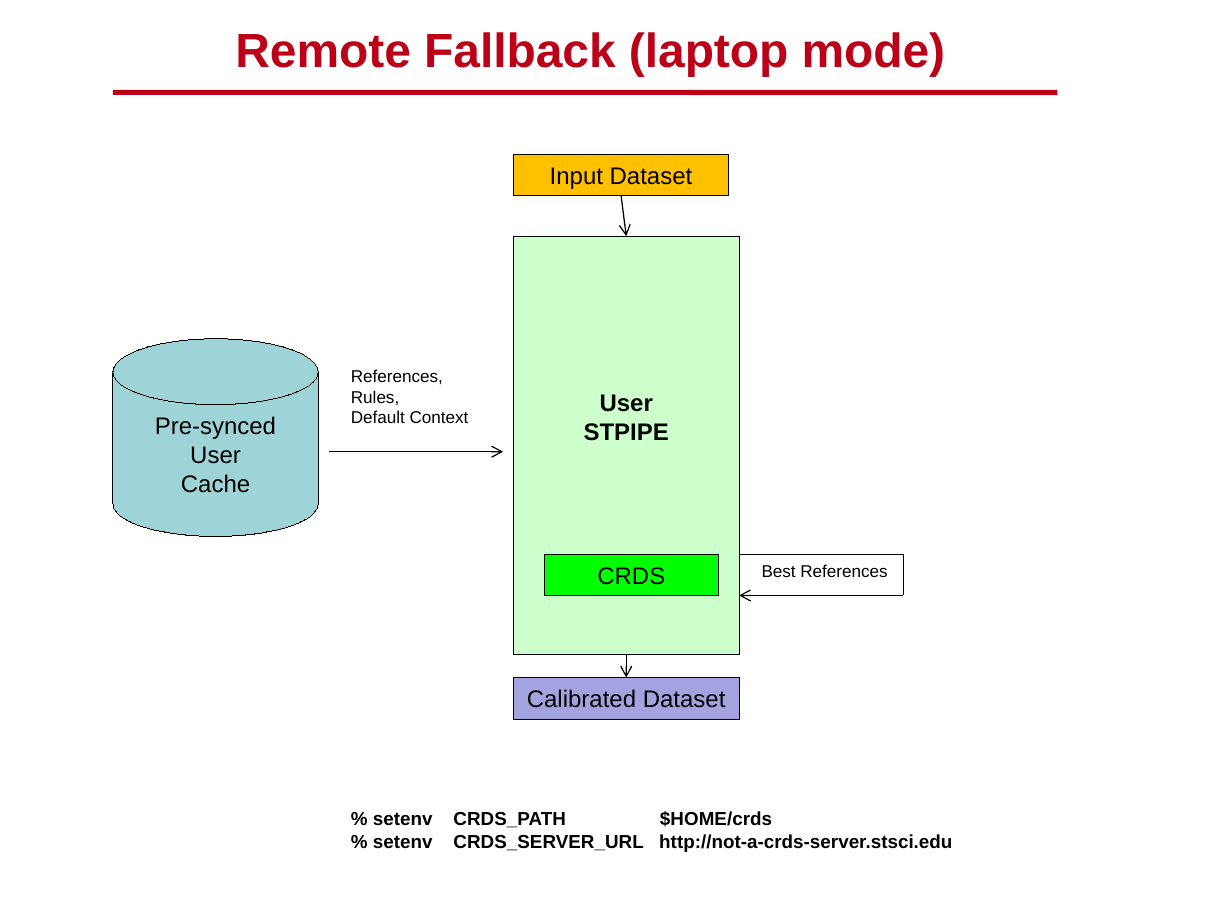
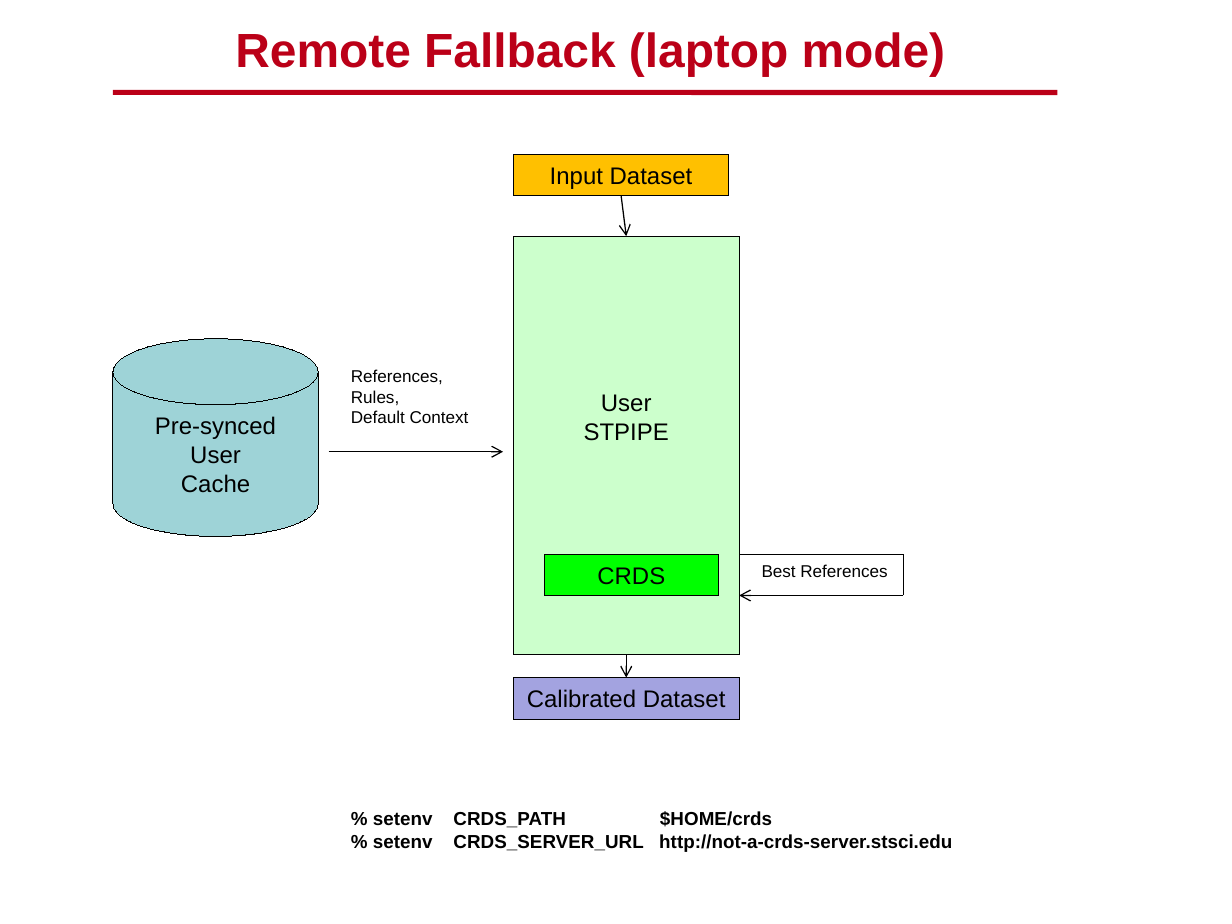
Before and after one commit to spacetelescope/crds, a slide deck: slide 21 of docs/DMS_SDR2_09_CRDS_final.pptx (slide 19 before the commit). Drawn at 1232x924 pixels with LibreOffice and Linux fonts; fonts in the diff are those of the drawing; background and template pictures are left out. Boxes give left, top, right and bottom in pixels: in the first picture for what was removed or moved away, otherwise in the second. Text is boxed around its words. In the diff, an @@ line names an element or a change of style, - is before the commit and + after.

```diff
--- a/docs/DMS_SDR2_09_CRDS_final.pptx
+++ b/docs/DMS_SDR2_09_CRDS_final.pptx
@@ rectangle "User" at (514, 237, 739, 655): bold off @@
```
Also in this commit, not shown: 10 other slides changed, 6 slides added, 5 slides removed.
